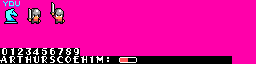
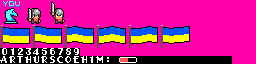
Two versions of the same layered image (256px x 64px). Layer-by-layer changes:
added layer "Lower block #1" above "sprites.png" over <box>1,25,190,48</box>
